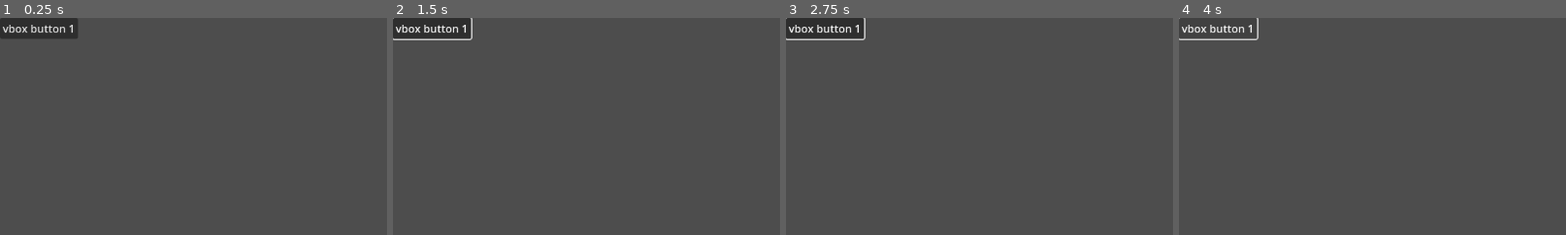
Above: before the commit, frames 1-4 (left to right).
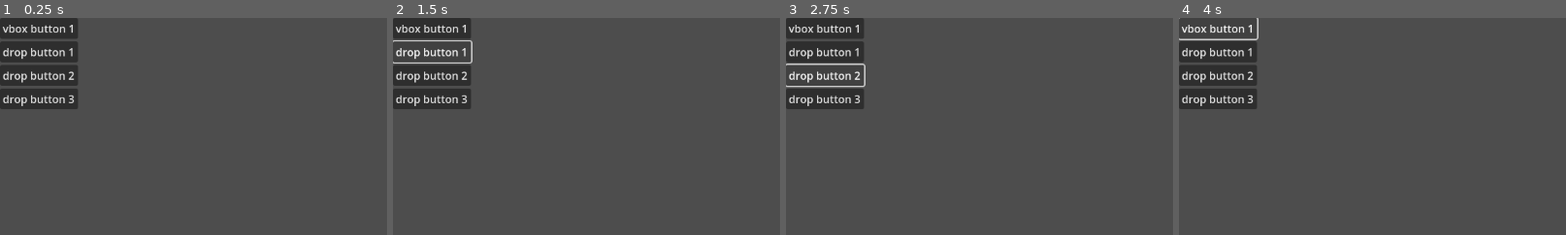
Above: after the commit, the same moments.

Repository: hud987/B2BSaaSSimulator
Game: Godot game, scene res://Scenes/menu_item.tscn
Two runs of this game, one before a commit and one after it. Both use one fixed random seed, a clock stepped at 60 frames per second and the inputs below.
Inputs (mouse positions are % of the whole screen's width and height, from its top left):
- Up to frame 1 (0.25 s): no input
- Up to frame 2 (1.5 s): click "vbox button 1" at 0.5 s; click (5, 8) at 1.25 s, where only the run after the commit has a clickable "drop button 1"
- Up to frame 3 (2.75 s): click (5, 13) at 2 s, where only the run after the commit has a clickable "drop button 2"
- Up to frame 4 (4 s): click (5, 19) at 2.75 s, where only the run after the commit has a clickable "drop button 3"; click "vbox button 1" at 3.5 s
The pictures show only the part of the screen within x 0-50%, y 0-50%; the shares and areas given below are measured in that part.

The runs differ from the first frame. In frame 1, 5.4% of the frame differs, in the area x 0-21%, y 10-42%; in frame 2, 4.3%; in frame 3, 4.6%; in frame 4, 5.4%.
Error after the commit: Parse Error: Could not find type "STring" in the current scope. (res://Scenes/expandable_vbox.gd:39)

Commit message:
refactor menu expansion

Diff:
--- a/Scenes/expandable_vbox.gd
+++ b/Scenes/expandable_vbox.gd
@@ -1,8 +1,11 @@
 extends VBoxContainer
 
 @export var is_expanded = true
+@export var from_center : bool = false
+@export var hover_scale : Vector2 = Vector2(1,1)
+@export var transition_type : Tween.TransitionType
 
-enum STATE {OPEN,CLOSE,OPENING,CLOSING}
+enum STATE {OPEN,CLOSED,OPENING,CLOSING}
 
 var init = false
 var state :STATE
@@ -14,51 +17,60 @@
 func _ready():
 	state = STATE.OPEN
 
-#func _gui_input(event):
-	#if event is InputEventMouseButton:
-		#if event.button_index == MOUSE_BUTTON_LEFT and event.pressed:
-			#self.expand()
-
-
 func _on_button_pressed():
 	print("_on_button_pressed")
-	expand()
-	pass # Replace with function body.
+	self.expand()
 
 func expand():
-	print("expand")
+	print("is_expanded: ", is_expanded)
 	is_expanded = !is_expanded
 	if is_expanded:
 		state = STATE.OPENING
+		v_box.scale.y = 1
+		state = STATE.OPEN
+		#control_node.custom_minimum_size.y = top_inputs_container.size.y
 	else:
 		state = STATE.CLOSING
+		#control_node.custom_minimum_size.y = collapse_button/button_container.custom_minimum_size.y
+		v_box.scale.y = 0
+		state = STATE.CLOSED
+	print("state: ", state)
 
-func _process(delta):
-	print("_process")
-	if not init:
-		max_size = v_box.size
-		last_size = v_box.size
-		v_box.custom_minimum_size.y = max_size.y
-		init = true
+func add_tween(property: STring, value: any, seconds: float) -> void:
+		var tween = get_tree().create_tween()
+		tween.tween_property(target, property, value, seconds).set_trans(transition_type)
 
-	if state == STATE.CLOSING:
-		v_box.size_flags_vertical = Control.SIZE_SHRINK_BEGIN
-		if v_box.custom_minimum_size.y > 0:
-			v_box.custom_minimum_size.y = lerp(last_size.y,0,0.1)
-			last_size = v_box.custom_minimum_size
-		elif v_box.custom_minimum_size.y == 0:
-			v_box.size_flags_vertical = Control.SIZE_FILL
-			for child in v_box.get_children():
-				child.visible = true if is_expanded else child == $show
-			state = STATE.CLOSE
-
-		elif state == STATE.OPENING:
-			v_box.size_flags_vertical = Control.SIZE_SHRINK_BEGIN
-			for child in v_box.get_children():
-				child.visible = true if is_expanded else child == $show
-			if v_box.custom_minimum_size.y < max_size.y:
-				v_box.custom_minimum_size.y = lerp(last_size.y,max_size.y,0.1)
-				last_size = v_box.custom_minimum_size
-			elif v_box.custom_minimum_size.y == max_size.y:
-				v_box.size_flags_vertical = Control.SIZE_FILL
-				state = STATE.OPEN
+#func _process(delta):
+	#if not init:
+		#print("process init")
+		#print("max_size: ", max_size)
+		#max_size = v_box.size
+		#last_size = v_box.size
+		#v_box.custom_minimum_size.y = max_size.y
+		#init = true
+	#
+	#if state == STATE.CLOSING:
+		#v_box.size_flags_vertical = Control.SIZE_SHRINK_BEGIN
+		#print("process closing")
+		#if v_box.custom_minimum_size.y > 0:
+			#v_box.custom_minimum_size.y = lerp(last_size.y,0,0.1)
+			#last_size = v_box.custom_minimum_size
+			#print("last_size: ", last_size)
+		#elif v_box.custom_minimum_size.y == 0:
+			#v_box.size_flags_vertical = Control.SIZE_FILL
+			#for child in v_box.get_children():
+				#child.visible = true if is_expanded else child == $show
+			#state = STATE.CLOSED
+		#
+	#elif state == STATE.OPENING:
+		#print("process opening")
+		#v_box.size_flags_vertical = Control.SIZE_SHRINK_BEGIN
+		#for child in v_box.get_children():
+			#child.visible = true if is_expanded else child == $show
+		#if v_box.custom_minimum_size.y < max_size.y:
+			#v_box.custom_minimum_size.y = lerp(last_size.y,max_size.y,0.1)
+			#last_size = v_box.custom_minimum_size
+			#print("last_size: ", last_size)
+		#elif v_box.custom_minimum_size.y == max_size.y:
+			#v_box.size_flags_vertical = Control.SIZE_FILL
+			#state = STATE.OPEN
--- a/Scenes/menu_item.tscn
+++ b/Scenes/menu_item.tscn
@@ -20,12 +20,19 @@
 [node name="ExpandableVbox" type="VBoxContainer" parent="VBoxContainer"]
 layout_mode = 2
 script = ExtResource("2_el436")
+is_expanded = null
 
-[node name="ScrollContainer" type="ScrollContainer" parent="VBoxContainer/ExpandableVbox"]
+[node name="DropButton1" type="Button" parent="VBoxContainer/ExpandableVbox"]
 layout_mode = 2
+text = "drop button 1"
 
-[node name="Label" type="Label" parent="VBoxContainer/ExpandableVbox/ScrollContainer"]
+[node name="DropButton2" type="Button" parent="VBoxContainer/ExpandableVbox"]
 layout_mode = 2
+text = "drop button 2"
+
+[node name="DropButton3" type="Button" parent="VBoxContainer/ExpandableVbox"]
+layout_mode = 2
+text = "drop button 3"
 
 [node name="MarginContainer" type="MarginContainer" parent="."]
 visible = false
